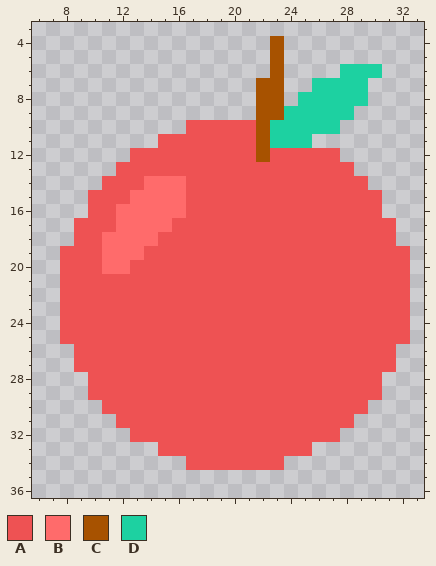
Edited in one commit: pixel-art sprite (examples/src/main/resources/snake/apple.png). That is the earlier state.
The file is 40x40 pixels. Shown: x 6..33, y 3..36.
Palette (. is transparent): A #ee5253  B #ff6b6b  C #a75200  D #1dd1a1
The result:
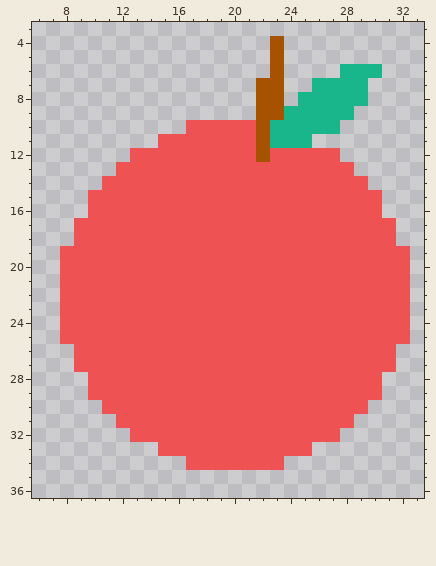
Commit: Added apples to snake example
Changes in this commit:
{"colour":"D","old":"#1dd1a1","new":"#19b68c"}
{"y":14,"x":14,"old":"BBB","new":"AAA"}
{"y":15,"x":13,"old":"BBBB","new":"AAAA"}
{"y":16,"x":12,"old":"BBBBB","new":"AAAAA"}
{"y":17,"x":12,"old":"BBBB","new":"AAAA"}
{"y":18,"x":11,"old":"BBBB","new":"AAAA"}
{"y":19,"x":11,"old":"BBB","new":"AAA"}
{"y":20,"x":11,"old":"BB","new":"AA"}
{"label":"changed","picture_box":[270,64,382,148]}
{"label":"changed","picture_box":[102,176,186,274]}
